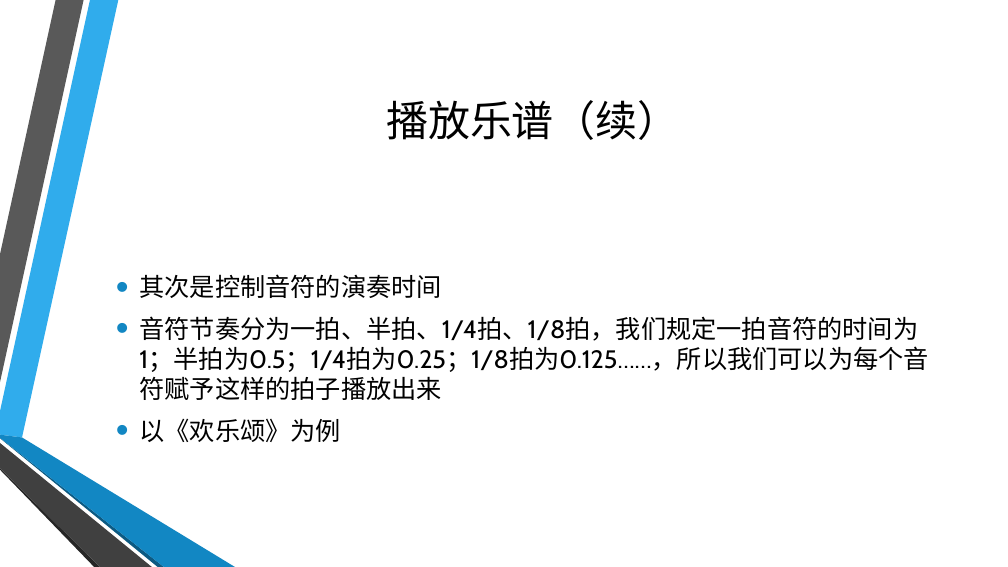
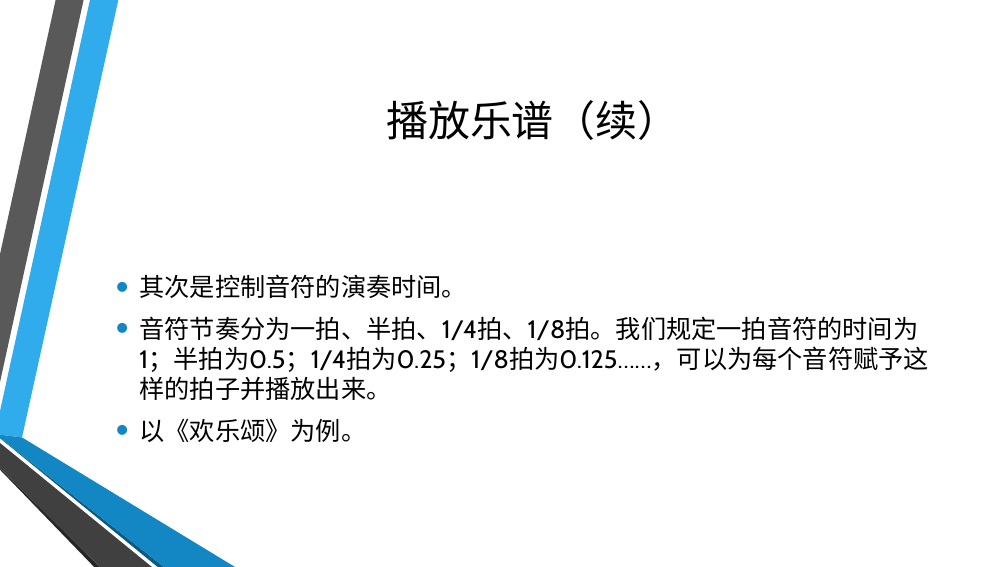
Before and after one commit to coco-hkk/arduino-courses, a slide deck: slide 19 of 3/3.pptx. Drawn at 1008x567 pixels with LibreOffice and Linux fonts; fonts in the diff are those of the drawing; background and template pictures are left out. Boxes give left, top, right and bottom in pixels: in the first picture for what was removed or moved away, otherwise in the second. Text is boxed around its words. In the diff, an @@ line names an element or a change of style, - is before the commit and + after.

```diff
--- a/3/3.pptx
+++ b/3/3.pptx
@@ text at box(139, 274, 928, 442): text changed @@
-• 其次是控制音符的演奏时间
-• 音符节奏分为一拍、半拍、1/4拍、1/8拍，我们规定一拍音符的时间为1；半拍为0.5；1/4拍为0.25；1/8拍为0.125……，所以我们可以为每个音符赋予这样的拍子播放出来
-• 以《欢乐颂》为例
+• 其次是控制音符的演奏时间。
+• 音符节奏分为一拍、半拍、1/4拍、1/8拍。我们规定一拍音符的时间为1；半拍为0.5；1/4拍为0.25；1/8拍为0.125……，可以为每个音符赋予这样的拍子并播放出来。
+• 以《欢乐颂》为例。
```
Also in this commit, not shown: 11 other slides changed, 2 other files.
